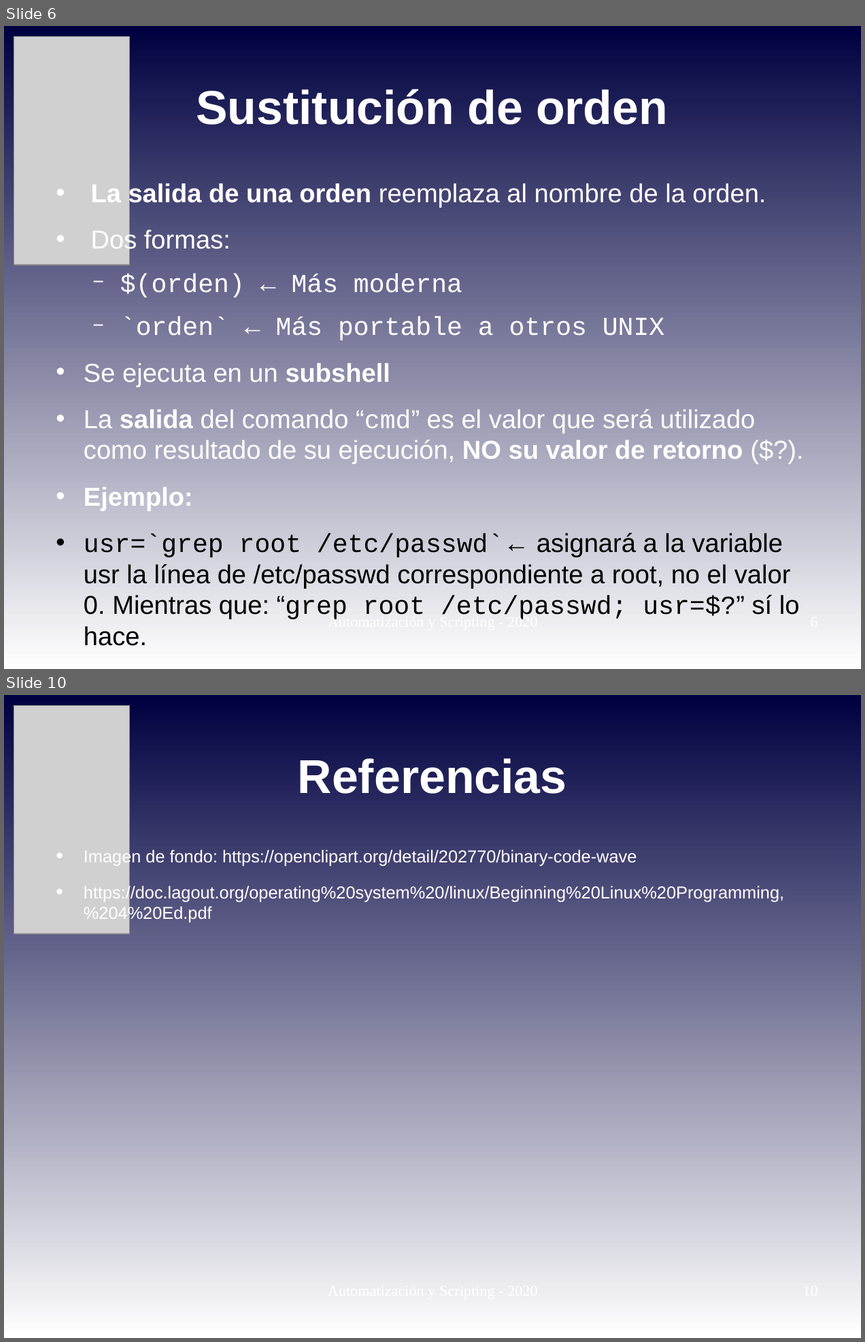
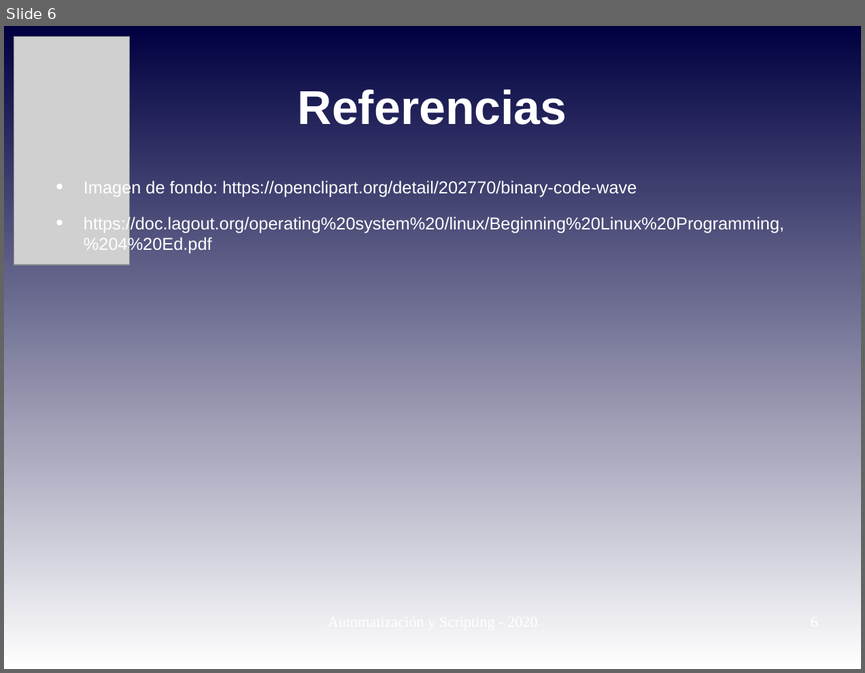
Before and after one commit to niniadcobre/-AutoyScripting, a slide deck: clases/AYS_clase05.odp. Shown one above the other, each under a label of ours: slides 6 and 10 before the commit, slide 6 after it; the slides between them are not shown. The pictures are 865x1342 and 865x673 pixels, drawn with LibreOffice and Linux fonts; fonts in the diff are those of the drawing; grey boxes stand for pictures. Boxes give left, top, right and bottom in pixels: in the first picture for what was removed or moved away, otherwise in the second. Text is boxed around its words. In the diff, an @@ line names an element or a change of style, - is before the commit and + after.

```diff
--- a/clases/AYS_clase05.odp
+++ b/clases/AYS_clase05.odp
@@ slide 6 removed at (4,26,861,669), background gradient #000040 to #FFFFFF @@
@@ picture removed at (14,37,129,265) @@
@@ title removed at (196,89,668,125) @@
-Sustitución de orden
@@ text removed at (84,182,800,616) @@
-• La salida de una orden reemplaza al nombre de la orden.
-• Dos formas:
-  − $(orden) ← Más moderna
-  − `orden` ← Más portable a otros UNIX
-• Se ejecuta en un subshell
-• La salida del comando “cmd” es el valor que será utilizado como resultado de su ejecución, NO su valor de retorno ($?).
-• Ejemplo:
-• usr=`grep root /etc/passwd`← asignará a la variable usr la línea de /etc/passwd correspondiente a root, no el valor 0. Mientras que: “grep root /etc/passwd; usr=$?” sí lo hace.
@@ text removed at (328,613,538,630) @@
-Automatización y Scripting - 2020
@@ what was slide 10 is now slide 6 @@
```
Also in this commit, not shown: 1 slide changed, 4 slides added, 7 other slides removed, 3 other files.
